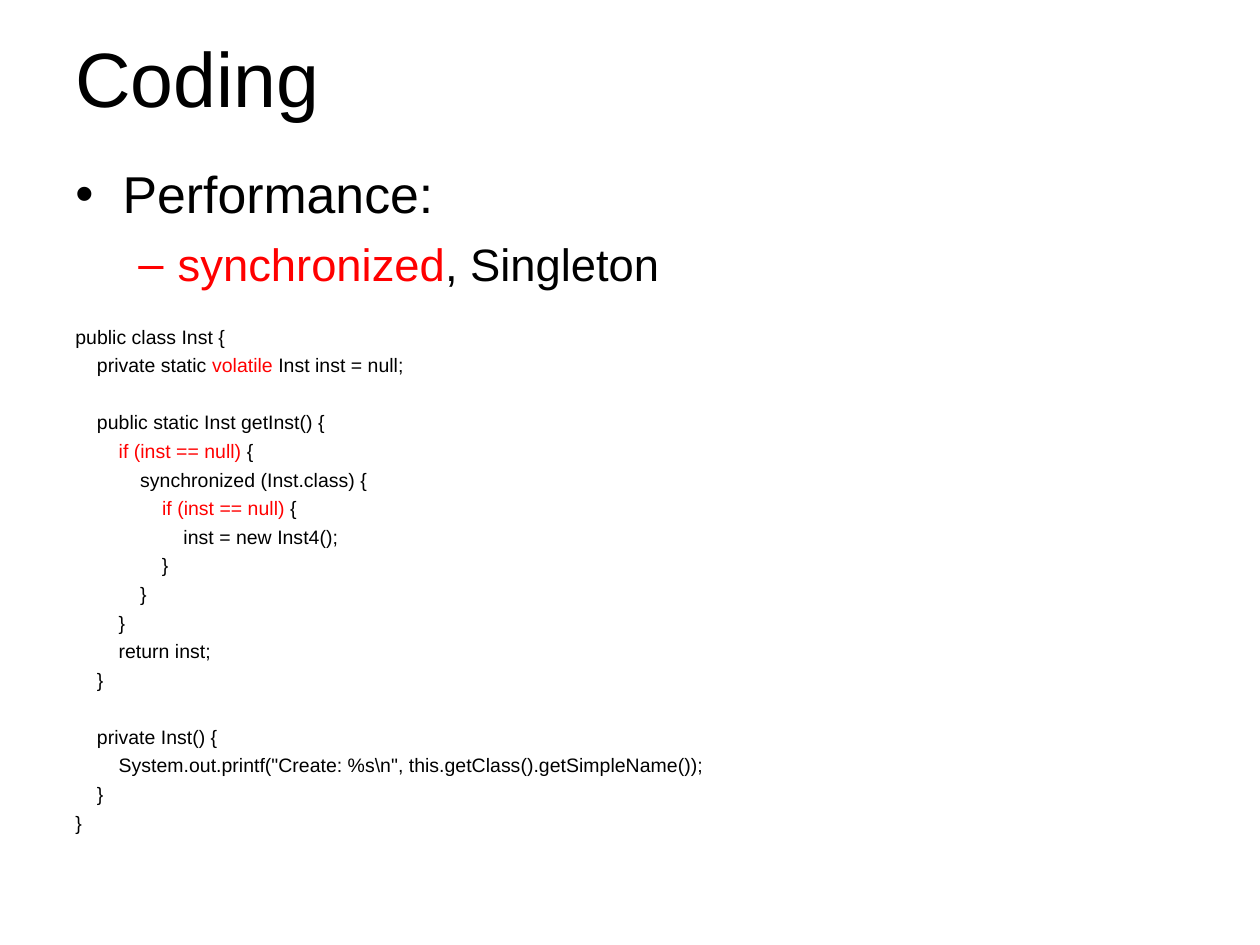
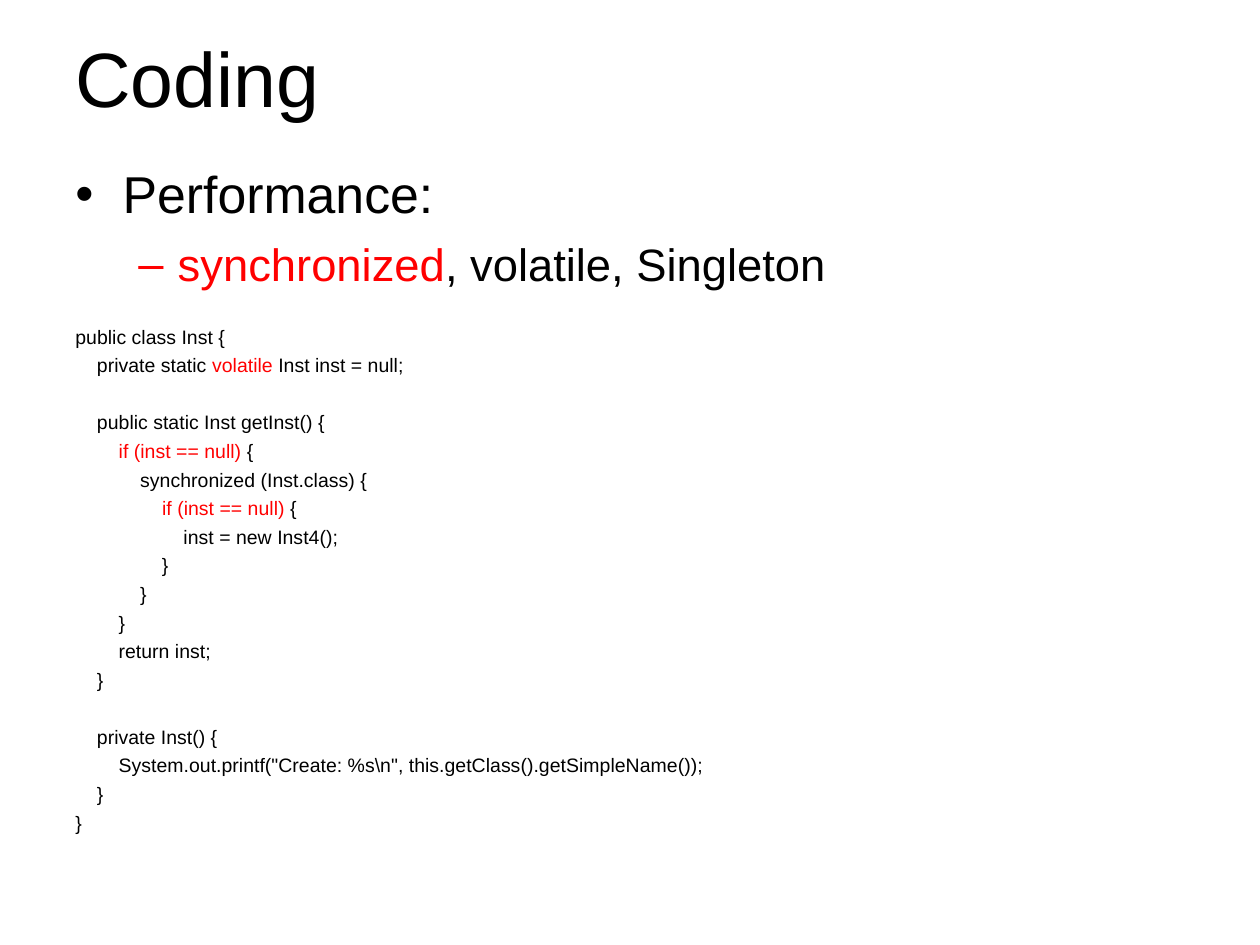
Before and after one commit to Wang-Ray/notes, a slide deck: slide 24 of Architect.ppt. Drawn at 1260x945 pixels with LibreOffice and Linux fonts; fonts in the diff are those of the drawing; background and template pictures are left out. Boxes give left, top, right and bottom in pixels: in the first picture for what was removed or moved away, otherwise in the second. Text is boxed around its words. In the diff, an @@ line names an element or a change of style, - is before the commit and + after.

```diff
--- a/Architect.ppt
+++ b/Architect.ppt
@@ text at (178, 248, 825, 291): text changed; text colour #FF0000 to #000000 @@
-  – synchronized, Singleton
+  – synchronized, volatile, Singleton
```
Also in this commit, not shown: 2 other slides changed, 1 other file.
